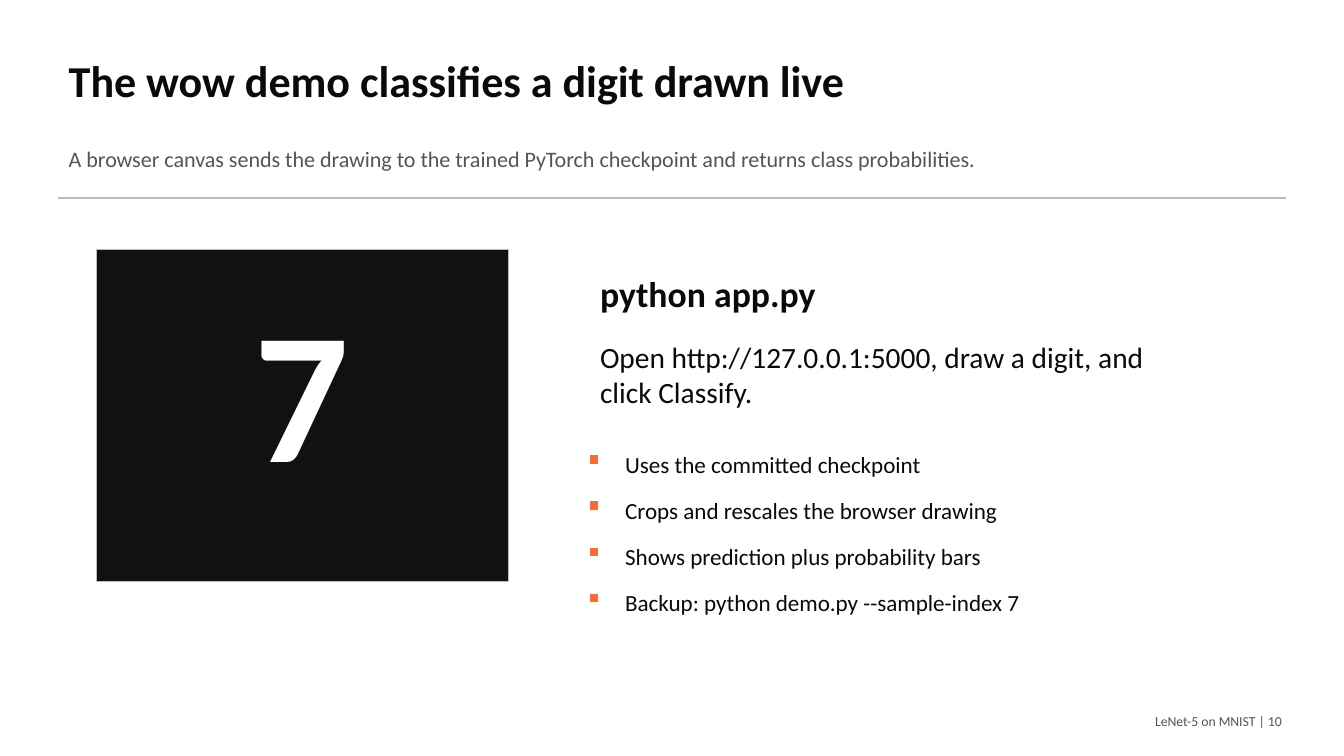
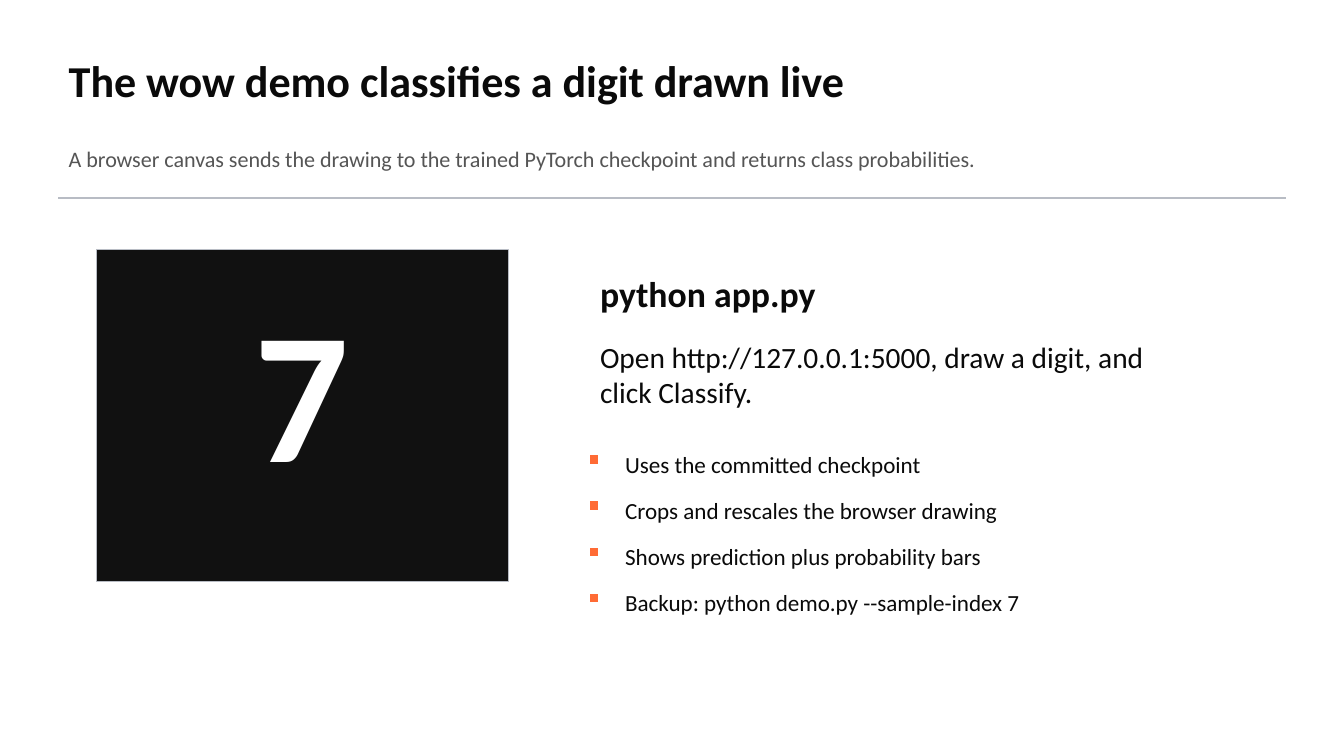
Before and after one commit to macbehnke/NN_funds_project, a slide deck: slide 8 of slides/LeNet5_MNIST_Final_Presentation.pptx (slide 10 before the commit). Drawn at 1344x756 pixels with LibreOffice and Linux fonts; fonts in the diff are those of the drawing. Boxes give left, top, right and bottom in pixels: in the first picture for what was removed or moved away, otherwise in the second. Text is boxed around its words. In the diff, an @@ line names an element or a change of style, - is before the commit and + after.

```diff
--- a/slides/LeNet5_MNIST_Final_Presentation.pptx
+++ b/slides/LeNet5_MNIST_Final_Presentation.pptx
@@ text removed at [1155,717,1282,726] @@
-LeNet-5 on MNIST | 10
```
Also in this commit, not shown: 10 other slides changed, 3 slides removed, 2 other files.
